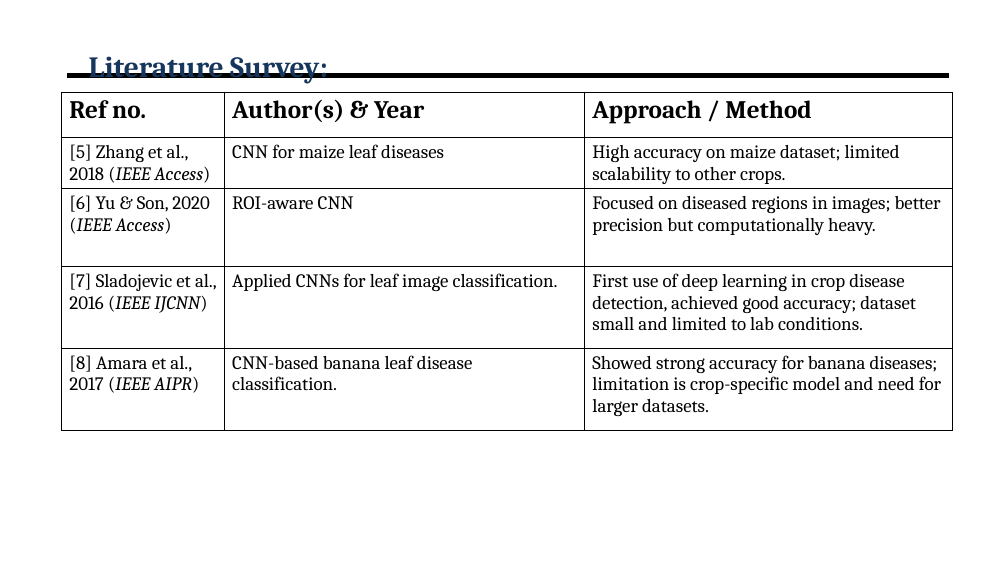
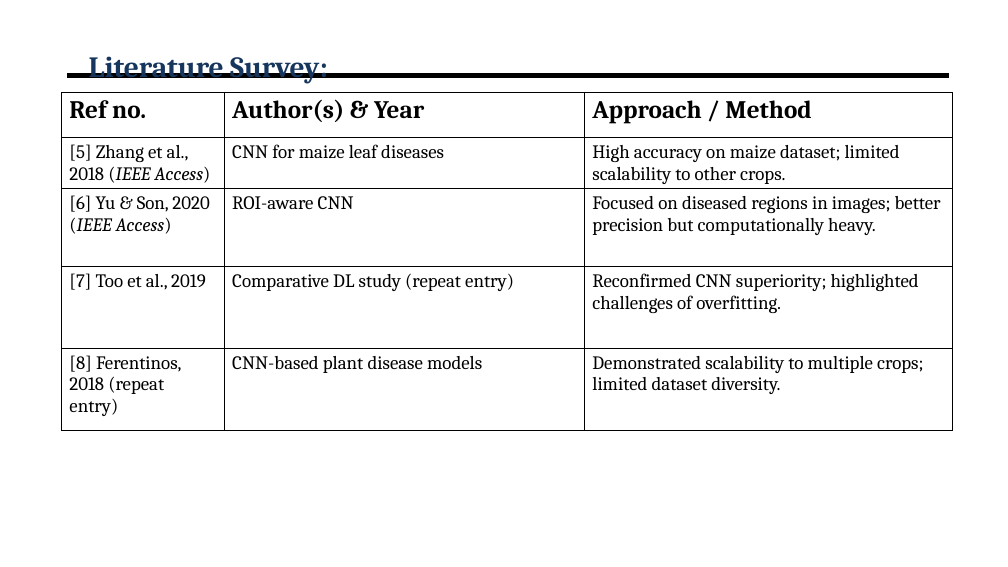
Before and after one commit to harshithahaa/AI-driven-Crop-Disease-Prediction-and-Management-System, a slide deck: slide 5 of ISE23_AI-Driven Crop Disease Prediction and Management System_Review2.pptx. Drawn at 1008x567 pixels with LibreOffice and Linux fonts; fonts in the diff are those of the drawing; background and template pictures are left out. Boxes give left, top, right and bottom in pixels: in the first picture for what was removed or moved away, otherwise in the second. Text is boxed around its words. In the diff, an @@ line names an element or a change of style, - is before the commit and + after.

```diff
--- a/ISE23_AI-Driven Crop Disease Prediction and Management System_Review2.pptx
+++ b/ISE23_AI-Driven Crop Disease Prediction and Management System_Review2.pptx
@@ table at (62,92,952,454) @@
-row 4: [7] Sladojevic et al., 2016 (IEEE IJCNN) | Applied CNNs for leaf image classification. | First use of deep learning in crop disease detection, achieved good accuracy; dataset small and limited to lab conditions.
+row 4: [7] Too et al., 2019 | Comparative DL study (repeat entry) | Reconfirmed CNN superiority; highlighted challenges of overfitting.
-row 5: [8] Amara et al., 2017 (IEEE AIPR) | CNN-based banana leaf disease classification. | Showed strong accuracy for banana diseases; limitation is crop-specific model and need for larger datasets.
+row 5: [8] Ferentinos, 2018 (repeat entry) | CNN-based plant disease models | Demonstrated scalability to multiple crops; limited dataset diversity.
```
Also in this commit, not shown: 5 other slides changed, 1 slide removed, 1 other file.
